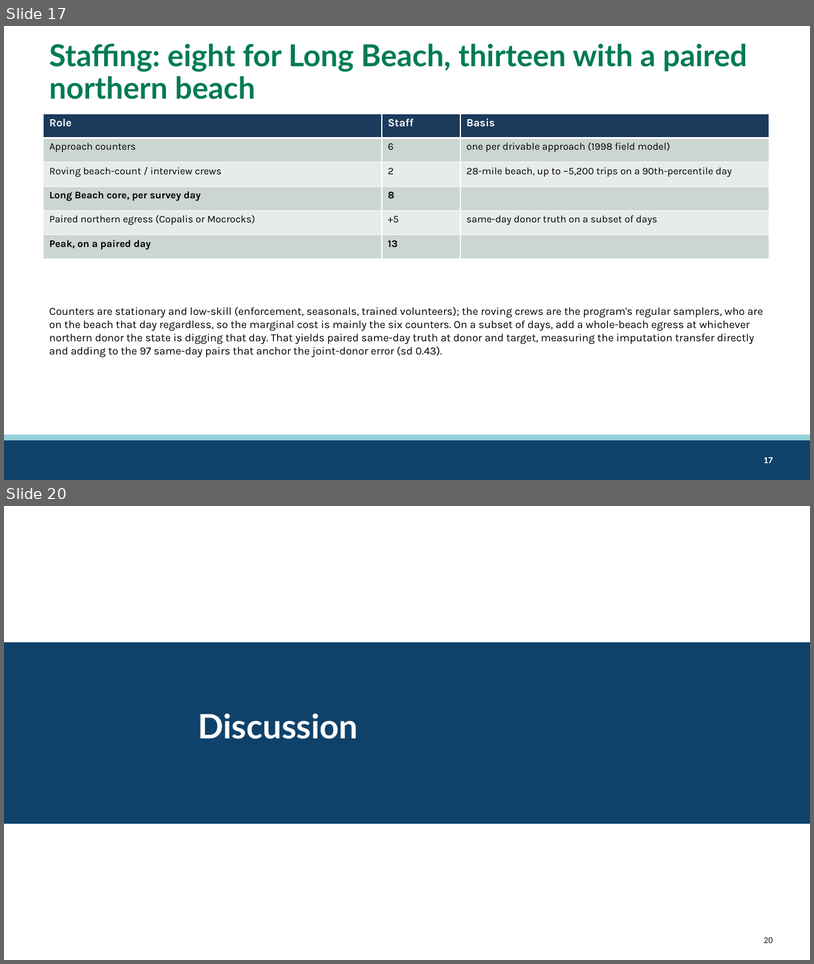
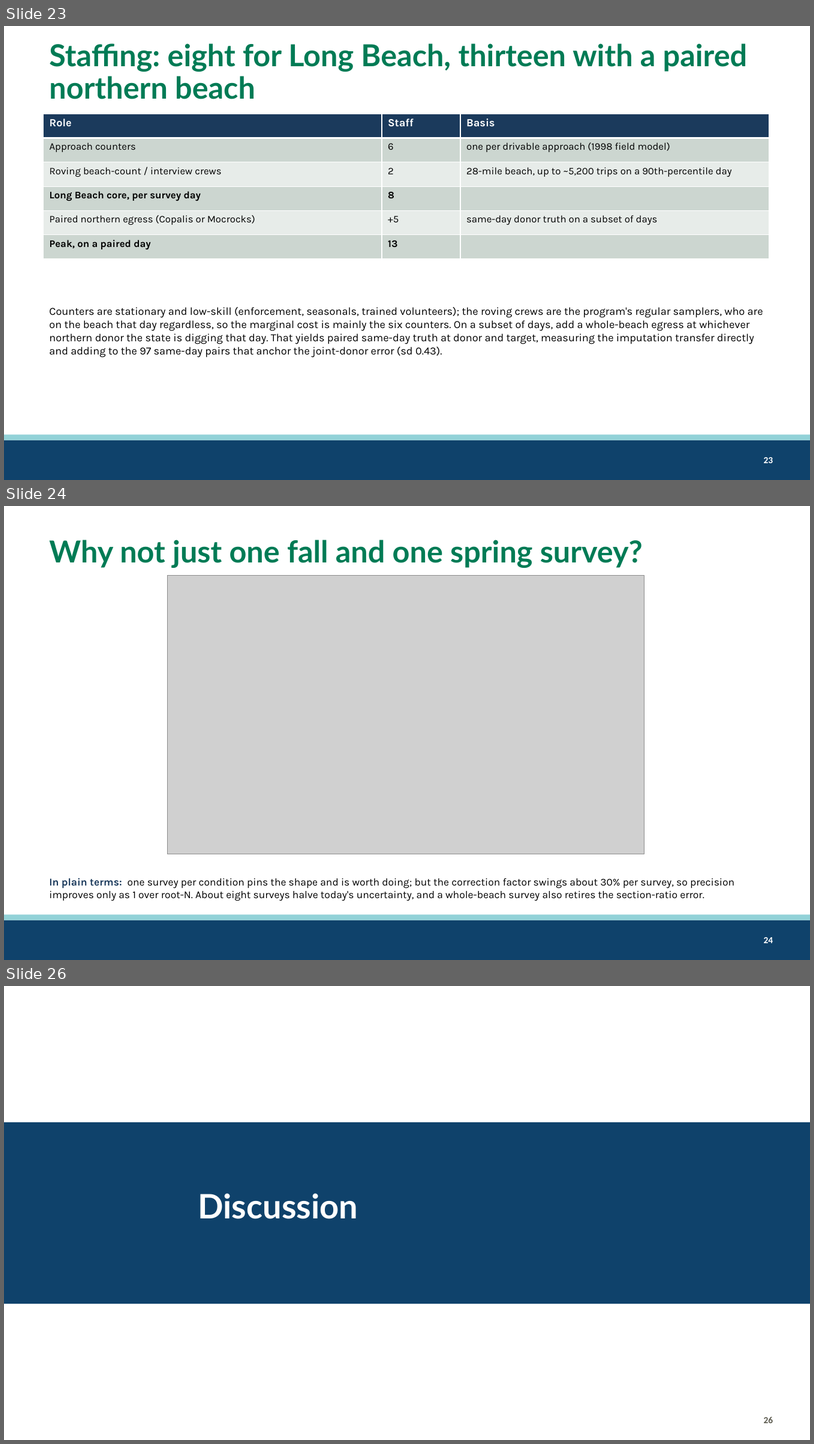
Before and after one commit to mattgeorgephd/razor-clam-harvest-monitoring, a slide deck: 07_presentations/razor-clam-sampling-design.pptx. Shown one above the other, each under a label of ours: slides 17 and 20 before the commit, slides 23, 24 and 26 after it; the slides between them are not shown. The pictures are 814x964 and 814x1444 pixels, drawn with LibreOffice and Linux fonts; fonts in the diff are those of the drawing; grey boxes stand for pictures; background and template pictures are left out. Boxes give left, top, right and bottom in pixels: in the first picture for what was removed or moved away, otherwise in the second. Text is boxed around its words. In the diff, an @@ line names an element or a change of style, - is before the commit and + after.

```diff
--- a/07_presentations/razor-clam-sampling-design.pptx
+++ b/07_presentations/razor-clam-sampling-design.pptx
@@ slide 24 added at (x1=4, y1=506, x2=810, y2=960), background #FFFFFF; not listed: 3 template elements that a slide beside it also shows @@
@@ title added at (x1=49, y1=540, x2=643, y2=568), 36 pt, text #007B55, bold @@
+Why not just one fall and one spring survey?
@@ picture added at (x1=168, y1=576, x2=645, y2=854) @@
@@ text added at (x1=49, y1=877, x2=735, y2=901), 12.5 pt, text #000000 @@
+In plain terms: one survey per condition pins the shape and is worth doing; but the correction factor swings about 30% per survey, so precision improves only as 1 over root-N. About eight surveys halve today's uncertainty, and a whole-beach survey also retires the section-ratio error.
@@ what was slide 17 is now slide 23 @@
@@ page number at (x1=764, y1=457, x2=774, y2=463): text changed @@
-17
+23
@@ what was slide 20 is now slide 26 @@
@@ page number at (x1=764, y1=1416, x2=774, y2=1423): text changed @@
-20
+26
```
Also in this commit, not shown: 1 slide changed, 6 other slides added, 1 slide removed, 9 other files.
